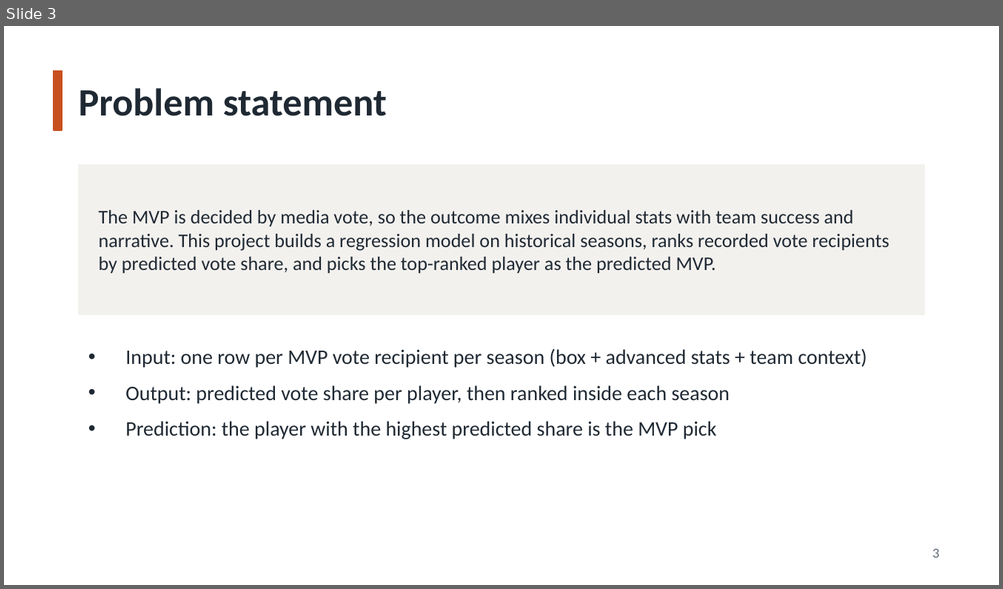
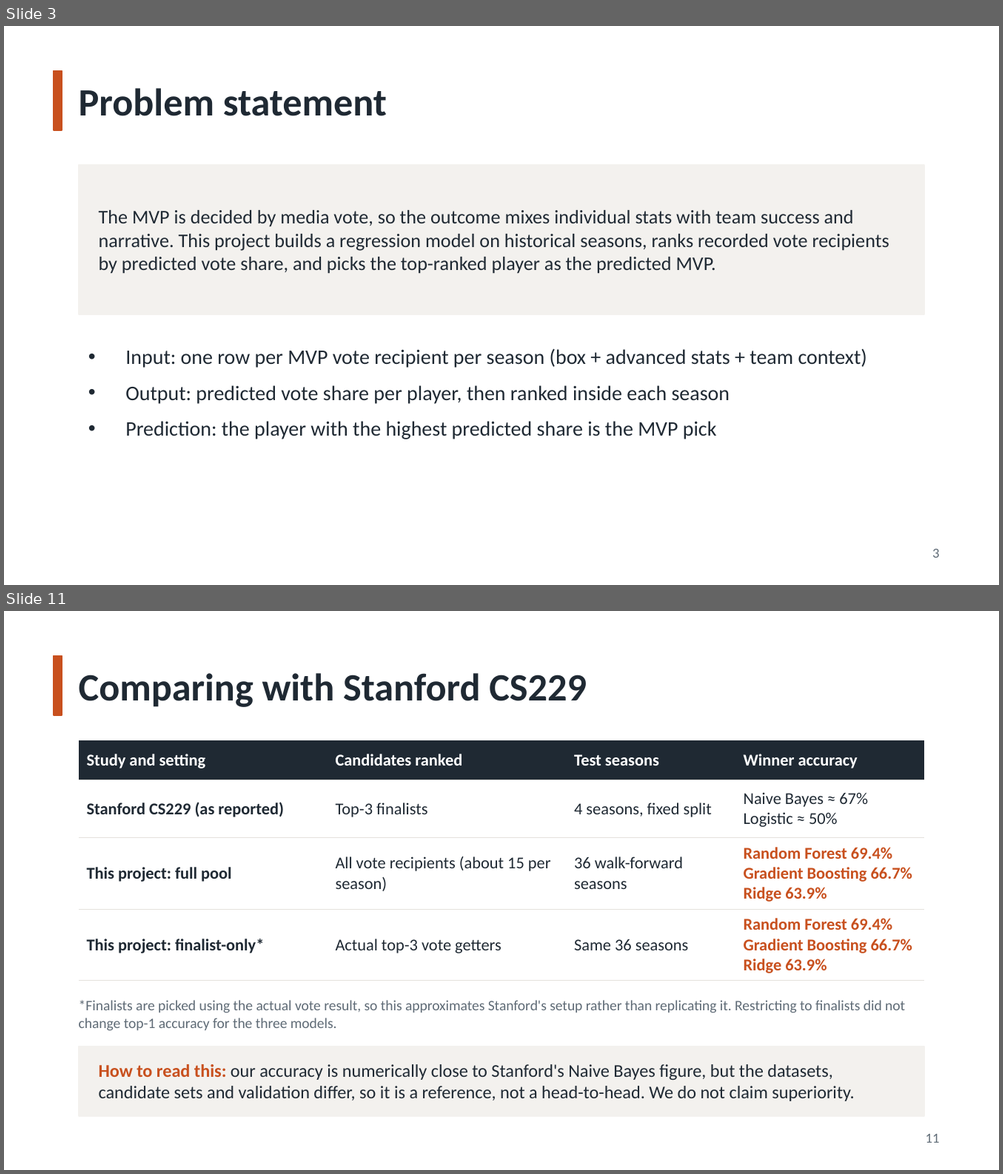
Before and after one commit to arayanajain/NBA-MVP-Prediction, a slide deck: NBA_MVP_Prediction.pptx. Shown one above the other, each under a label of ours: slide 3 before the commit, slides 3 and 11 after it; the slides between them are not shown. The pictures are 1003x589 and 1003x1174 pixels, drawn with LibreOffice and Linux fonts; fonts in the diff are those of the drawing. Boxes give left, top, right and bottom in pixels: in the first picture for what was removed or moved away, otherwise in the second. Text is boxed around its words. In the diff, an @@ line names an element or a change of style, - is before the commit and + after.

```diff
--- a/NBA_MVP_Prediction.pptx
+++ b/NBA_MVP_Prediction.pptx
@@ slide 11 added at (x1=4, y1=611, x2=999, y2=1170), background #FFFFFF @@
@@ rectangle added at (x1=54, y1=655, x2=62, y2=715), fill #C8501E, outline #C8501E 1 pt @@
@@ text added at (x1=79, y1=673, x2=586, y2=707), 28 pt, text #1F2933, bold @@
+Comparing with Stanford CS229
@@ table added at (x1=79, y1=741, x2=924, y2=977), 4 rows, 4 columns @@
+Study and setting | Candidates ranked | Test seasons | Winner accuracy
+Stanford CS229 (as reported) | Top-3 finalists | 4 seasons, fixed split | Naive Bayes ≈ 67% / Logistic ≈ 50%
+This project: full pool | All vote recipients (about 15 per season) | 36 walk-forward seasons | Random Forest 69.4% / Gradient Boosting 66.7% / Ridge 63.9%
+This project: finalist-only* | Actual top-3 vote getters | Same 36 seasons | Random Forest 69.4% / Gradient Boosting 66.7% / Ridge 63.9%
@@ text added at (x1=79, y1=1000, x2=905, y2=1031), 10.5 pt, text #5F6B76 @@
+*Finalists are picked using the actual vote result, so this approximates Stanford's setup rather than replicating it. Restricting to finalists did not change top-1 accuracy for the three models.
@@ rectangle added at (x1=79, y1=1047, x2=924, y2=1116), fill #F3F1EE, outline #F3F1EE 1 pt @@
@@ text added at (x1=99, y1=1065, x2=854, y2=1102), 13 pt, text #1F2933 @@
+How to read this: our accuracy is numerically close to Stanford's Naive Bayes figure, but the datasets, candidate sets and validation differ, so it is a reference, not a head-to-head. We do not claim superiority.
@@ text added at (x1=925, y1=1134, x2=939, y2=1143), 10 pt, text #5F6B76 @@
+11
```
Also in this commit, not shown: 4 slides changed, 5 other slides added, 2 slides removed.
